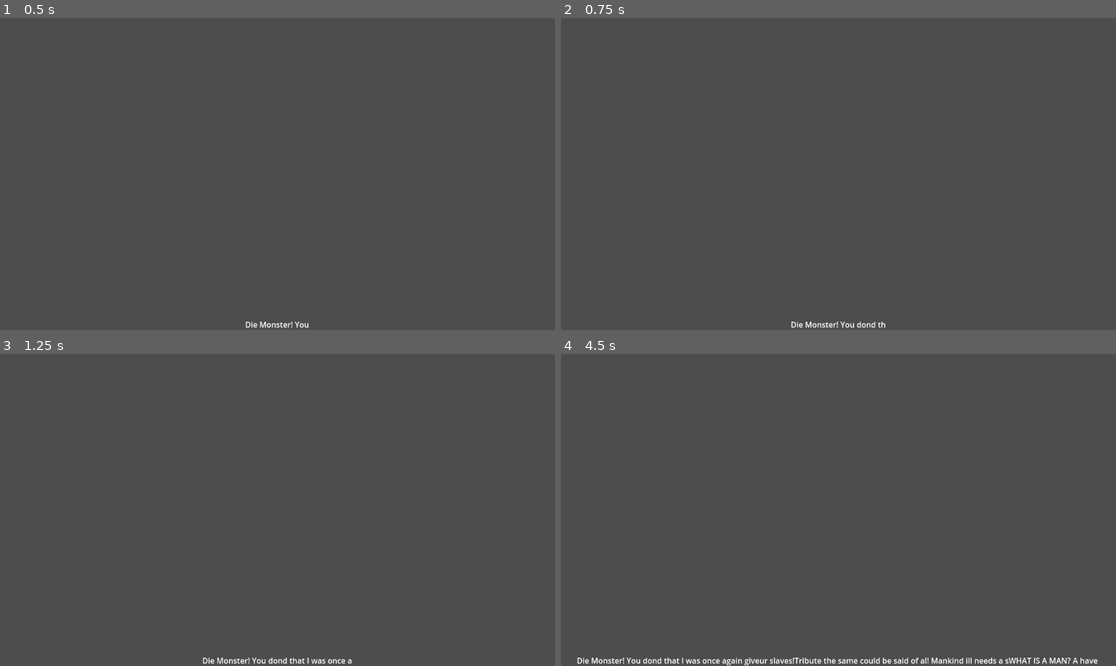
Above: before the commit, frames 1-4 (two rows, left to right).
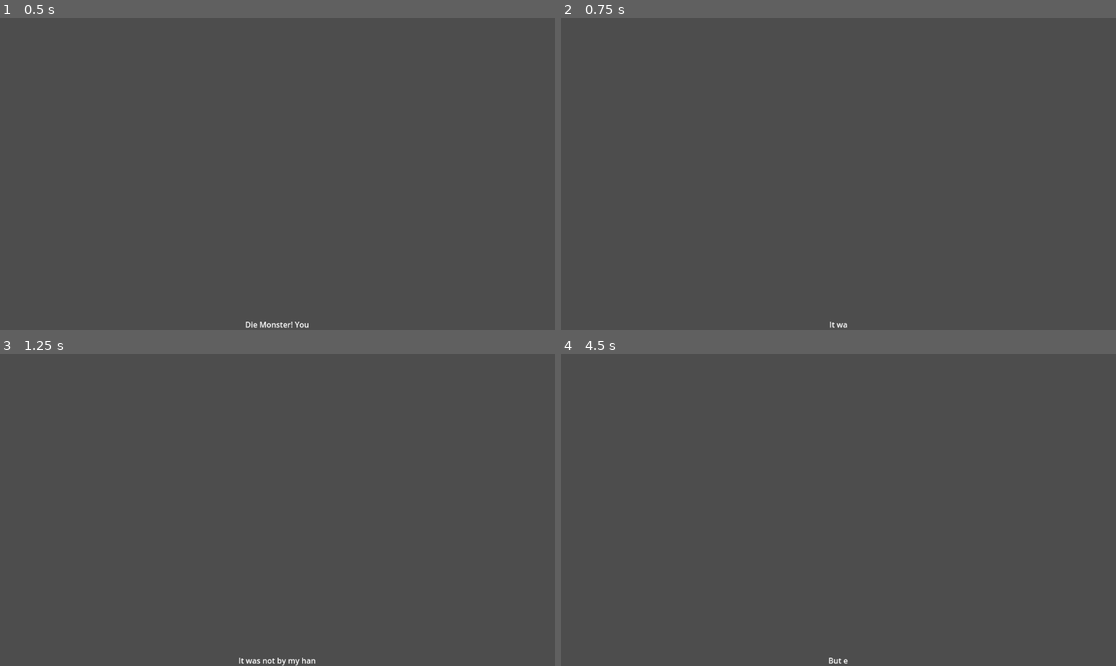
Above: after the commit, the same moments.

Repository: ThePeachyOne/GGJ2025
Game: Godot game, scene res://scenes/subtitle_box.tscn
Same seed, same stepped clock (60 frames per second), same inputs: the game is played once before the commit and once after it. This scene is started directly instead of the project's main scene.
Inputs (mouse positions are in pixels of both pictures, inside the frame that each line leads up to):
- Up to frame 1 (0.5 s): no input
- Up to frame 2 (0.75 s): tap Enter at 0.5 s; move the mouse to (960, 158) at 0.52 s; hold D (Walk_Right) from 0.53 s (still down); tap Q at 0.6 s
- Up to frame 3 (1.25 s): keep holding D (Walk_Right); tap Space (Jump) at 0.77 s
- Up to frame 4 (4.5 s): move the mouse to (727, 525) at 1.27 s; release D (Walk_Right) at 1.28 s; hold S (Walk_Backwards) 1.28-2.03 s; tap 1 (Select_Number) at 1.35 s; tap Space (Jump) at 1.52, 3.02, 3.77 s; tap Q at 1.55, 2.1, 3.05, 3.8, 4.35 s; move the mouse to (894, 441) at 2.02 s; hold D (Walk_Right) 2.03-2.78 s; move the mouse to (810, 572) at 2.77 s; hold W (Walk_Forward) 2.78-3.53 s; tap 2 at 2.85 s; move the mouse to (1005, 556) at 3.52 s; hold A (Walk_Left) from 3.53 s (still down); tap 3 at 3.6 s; move the mouse to (672, 463) at 4.27 s

Frame 1 is identical in both runs. In frame 2, 0.2% of the frame differs, in the area x 41-59%, y 97-100%; in frame 3, 0.3%; in frame 4, 1.0%, in the area x 2-97%, y 97-100%.

Commit message:
Type by character is fully implemented.

Diff:
--- a/bubblequest/subtitle_box.gd
+++ b/bubblequest/subtitle_box.gd
@@ -76,11 +76,16 @@
 ## Change the text box to the next String in dialogList.
 func advance_text():
 	dialog_tick += 1
+	if not $Timer.is_stopped():
+		$Timer.stop()
 	# This method of switching paths is subject to change with a global handler.
 	if (dialog_tick >= dialogList.size()):
 		is_selecting_path = true
 		return
-	elif toggle_type_by_char:
+
+	if toggle_type_by_char:
+		textBox.text = ""
+		char_tick = 0
 		advance_char()
 		return
 
@@ -92,7 +97,7 @@
 		$Timer.start( type_speed/50.0 )
 		char_tick += 1
 	else:
-		char_tick = 0
+		$Timer.stop()
 
 ## Set the dialog onto a chosen path.
 func choose_path(option: int):
@@ -112,7 +117,10 @@
 	var file = FileAccess.open(sourceTextPath, FileAccess.READ)
 	var content = file.get_as_text()
 	var dialog = content.get_slice("<SPLIT>", 0)
+	dialog = dialog.strip_edges()
 	dialog = dialog.split("\n")
+	print(dialog.size())
+
 
 	# Find the choices and split them up accordingly.
 	var temp_options = content.get_slice( "</SPLIT>", 0)
